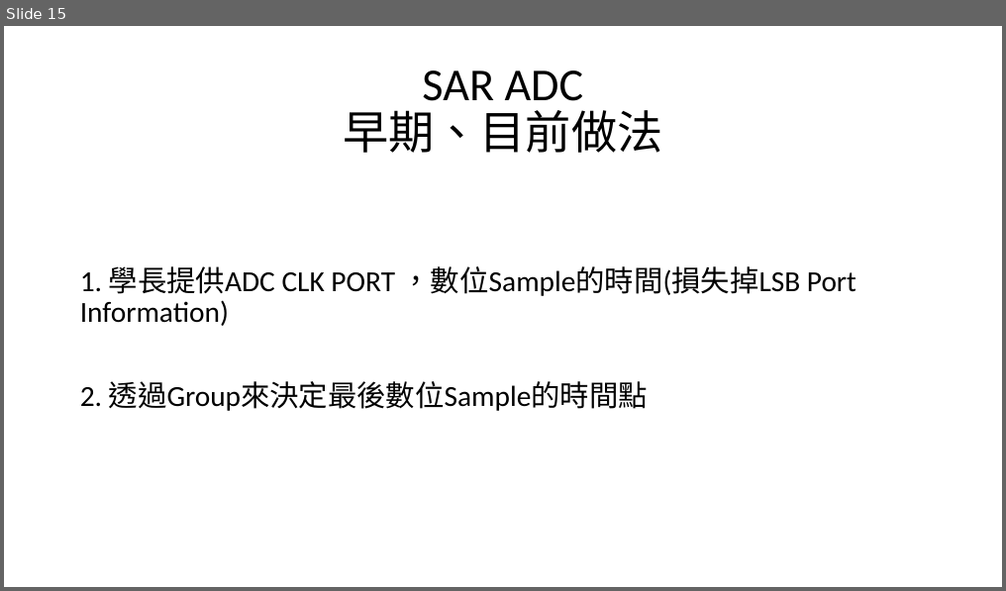
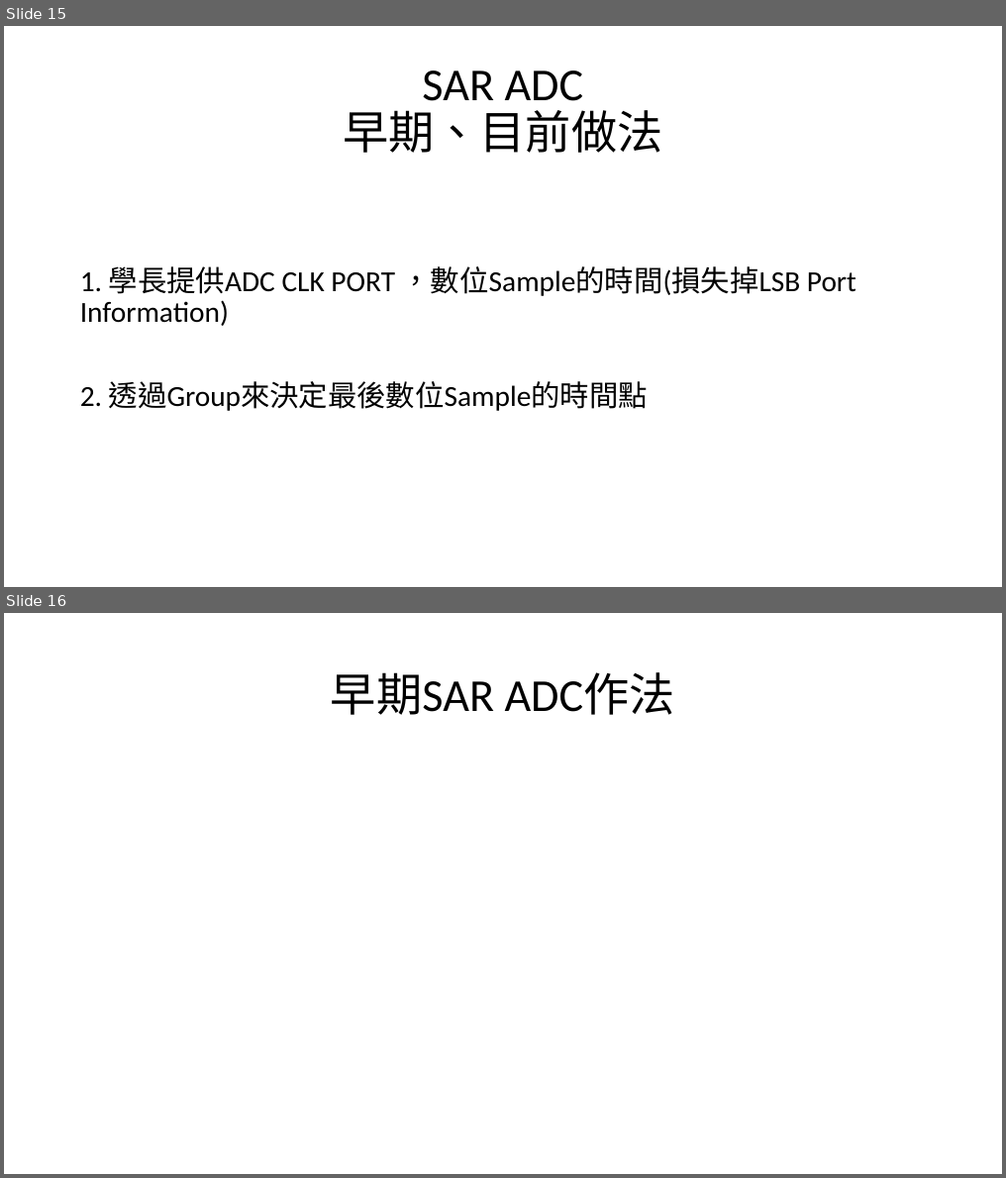
Before and after one commit to a0910281835/Summrary_PDF, a slide deck: Project_Summary_pdf/Project_Summary.pptx. Shown one above the other, each under a label of ours: slide 15 before the commit, slides 15 and 16 after it. The pictures are 1006x591 and 1006x1178 pixels, drawn with LibreOffice and Linux fonts; fonts in the diff are those of the drawing. Boxes give left, top, right and bottom in pixels: in the first picture for what was removed or moved away, otherwise in the second. Text is boxed around its words. In the diff, an @@ line names an element or a change of style, - is before the commit and + after.

```diff
--- a/Project_Summary_pdf/Project_Summary.pptx
+++ b/Project_Summary_pdf/Project_Summary.pptx
@@ slide 16 added at (4, 613, 1002, 1174), background #FFFFFF @@
@@ title added at (331, 672, 675, 715), 44 pt, text #000000 @@
+早期SAR ADC作法
```
Also in this commit, not shown: 5 slides changed, 1 other slide added.
